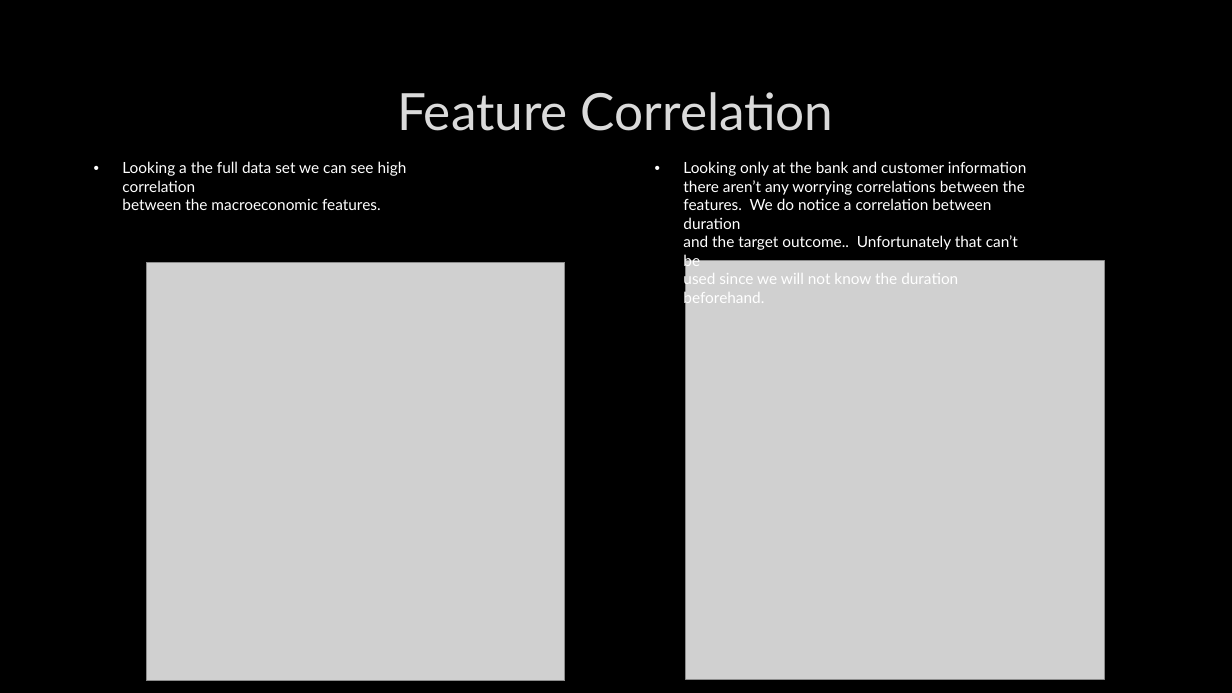
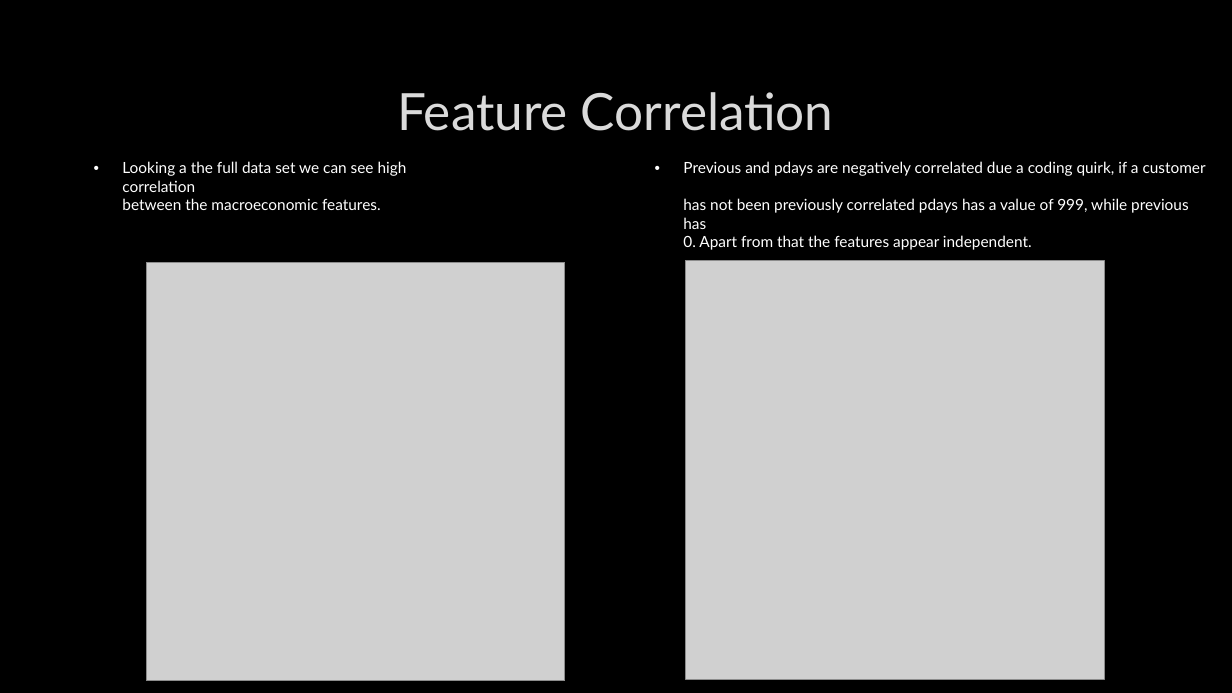
Before and after one commit to zinrion/Thinkful-Projects, a slide deck: slide 5 of Bank Marketing.pptx. Drawn at 1232x693 pixels with LibreOffice and Linux fonts; fonts in the diff are those of the drawing; grey boxes stand for pictures; background and template pictures are left out. Boxes give left, top, right and bottom in pixels: in the first picture for what was removed or moved away, otherwise in the second. Text is boxed around its words. In the diff, an @@ line names an element or a change of style, - is before the commit and + after.

```diff
--- a/Bank Marketing.pptx
+++ b/Bank Marketing.pptx
@@ text at [683,161,1206,250]: text changed @@
-• Looking only at the bank and customer information
-  there aren’t any worrying correlations between the
-  features. We do notice a correlation between duration
-  and the target outcome.. Unfortunately that can’t be
-  used since we will not know the duration beforehand.
+• Previous and pdays are negatively correlated due a coding quirk, if a customer
+  has not been previously correlated pdays has a value of 999, while previous has
+  0. Apart from that the features appear independent.
```
Also in this commit, not shown: 12 other slides changed, 1 slide added, 2 slides removed.
